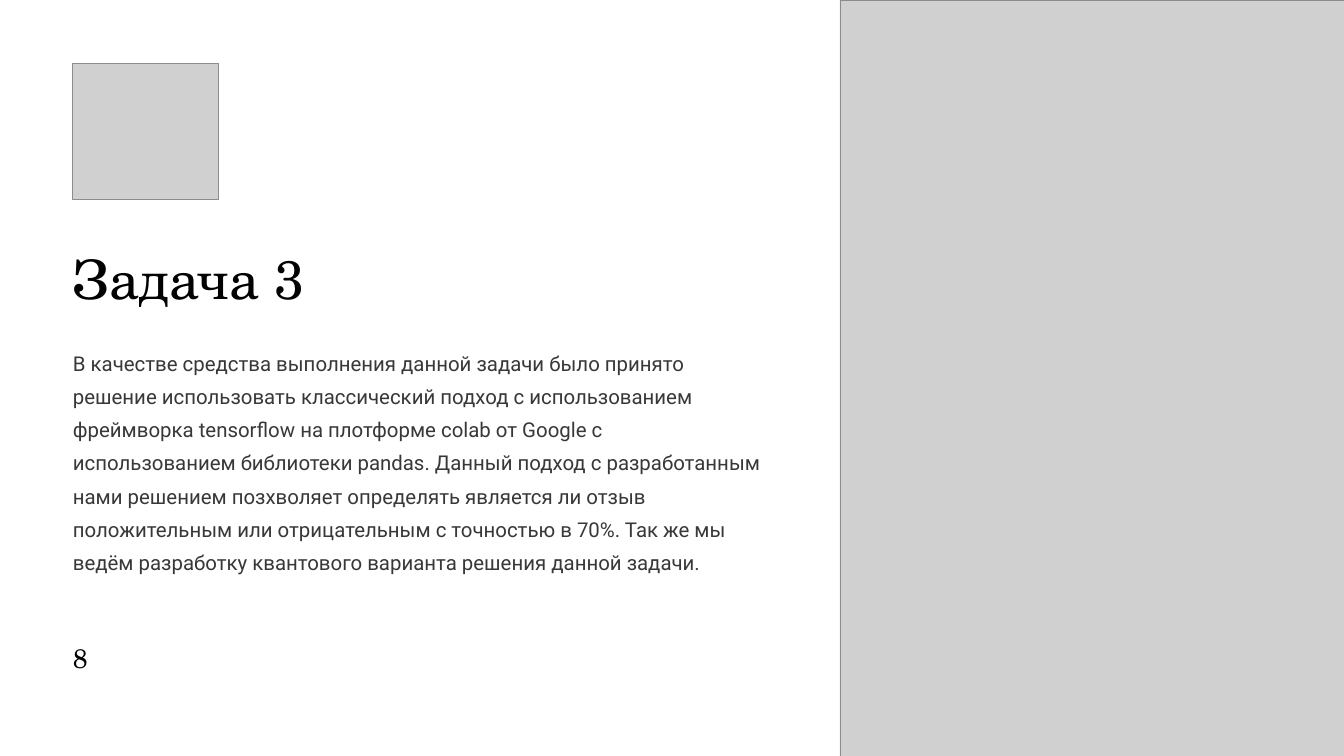
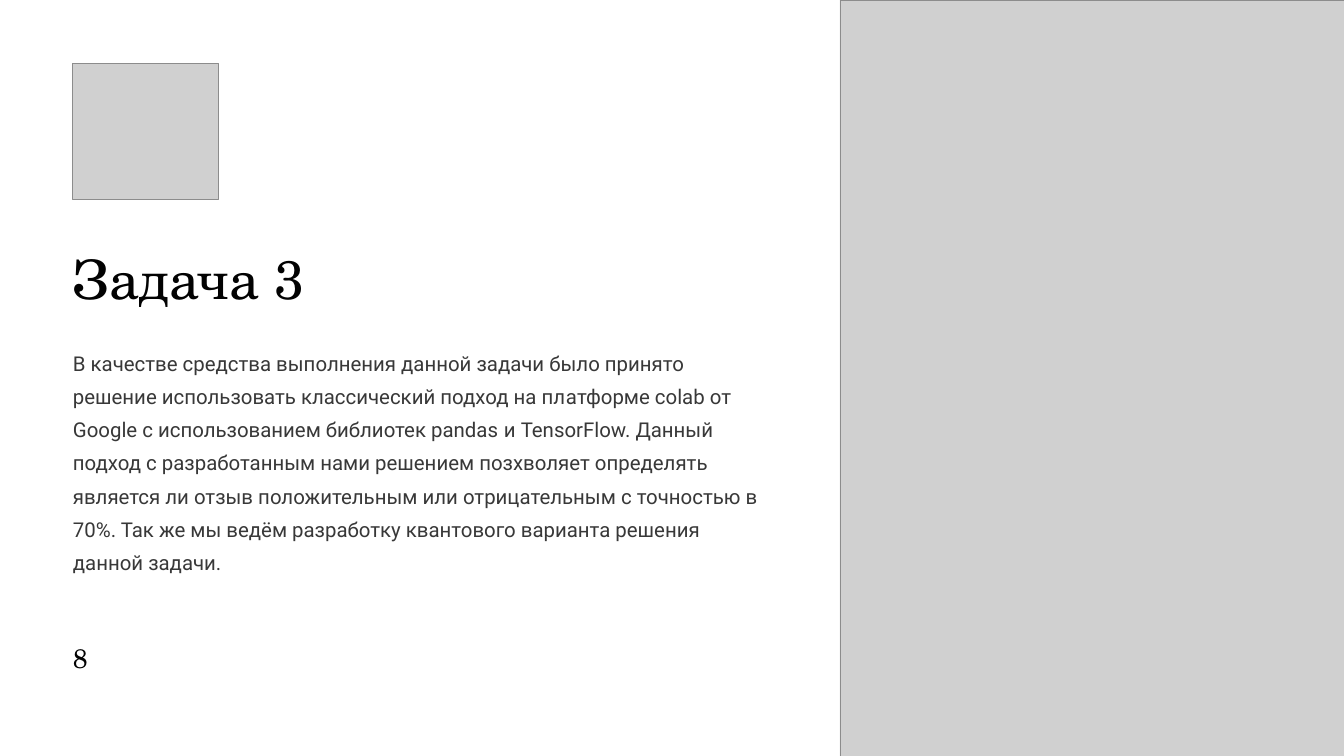
Before and after one commit to Quantum-Beavers/QuantHackaton_2024, a slide deck: slide 8 of 18 команда. Презентация.pptx. Drawn at 1344x756 pixels with LibreOffice and Linux fonts; fonts in the diff are those of the drawing; grey boxes stand for pictures. Boxes give left, top, right and bottom in pixels: in the first picture for what was removed or moved away, otherwise in the second. Text is boxed around its words. In the diff, an @@ line names an element or a change of style, - is before the commit and + after.

Commit message:
Fixing spelling and facting

```diff
--- a/18 команда. Презентация.pptx
+++ b/18 команда. Презентация.pptx
@@ text at bbox=[73, 355, 758, 573]: text changed @@
-В качестве средства выполнения данной задачи было принято решение использовать классический подход с использованием фреймворка tensorflow на плотформе colab от Google с использованием библиотеки pandas. Данный подход с разработанным нами решением позхволяет определять является ли отзыв положительным или отрицательным с точностью в 70%. Так же мы ведём разработку квантового варианта решения данной задачи.
+В качестве средства выполнения данной задачи было принято решение использовать классический подход на платформе colab от Google с использованием библиотек pandas и TensorFlow. Данный подход с разработанным нами решением позхволяет определять является ли отзыв положительным или отрицательным с точностью в 70%. Так же мы ведём разработку квантового варианта решения данной задачи.
```
Also in this commit, not shown: 2 other slides changed.
